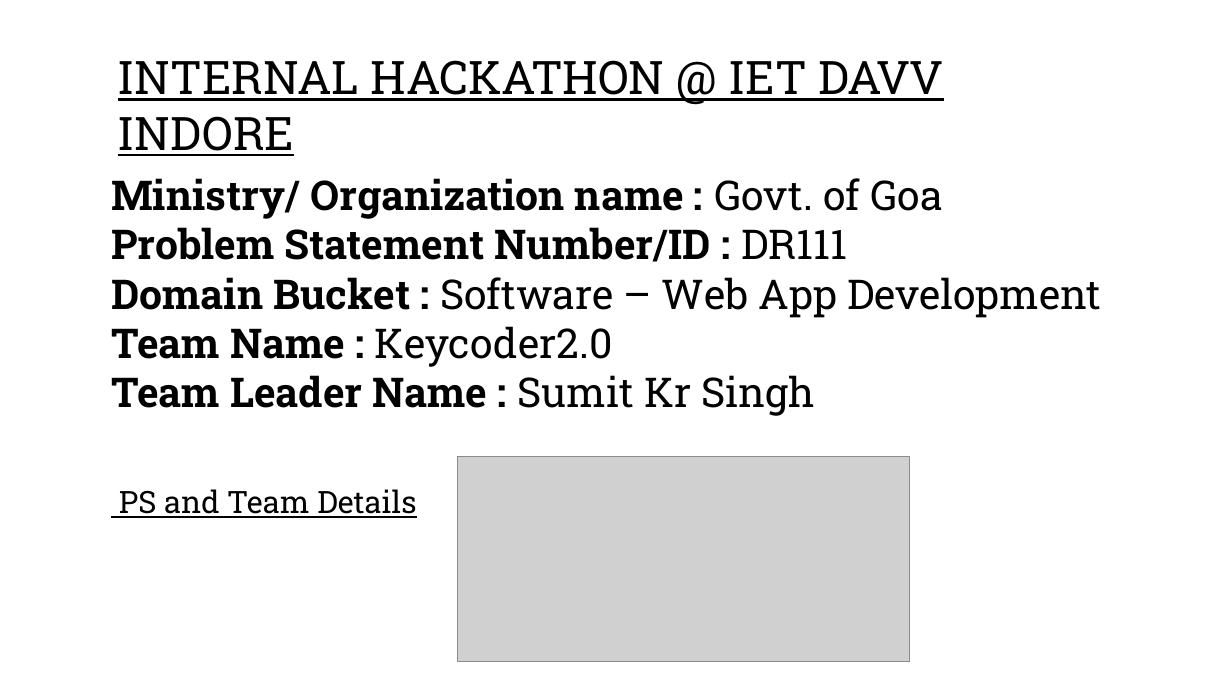
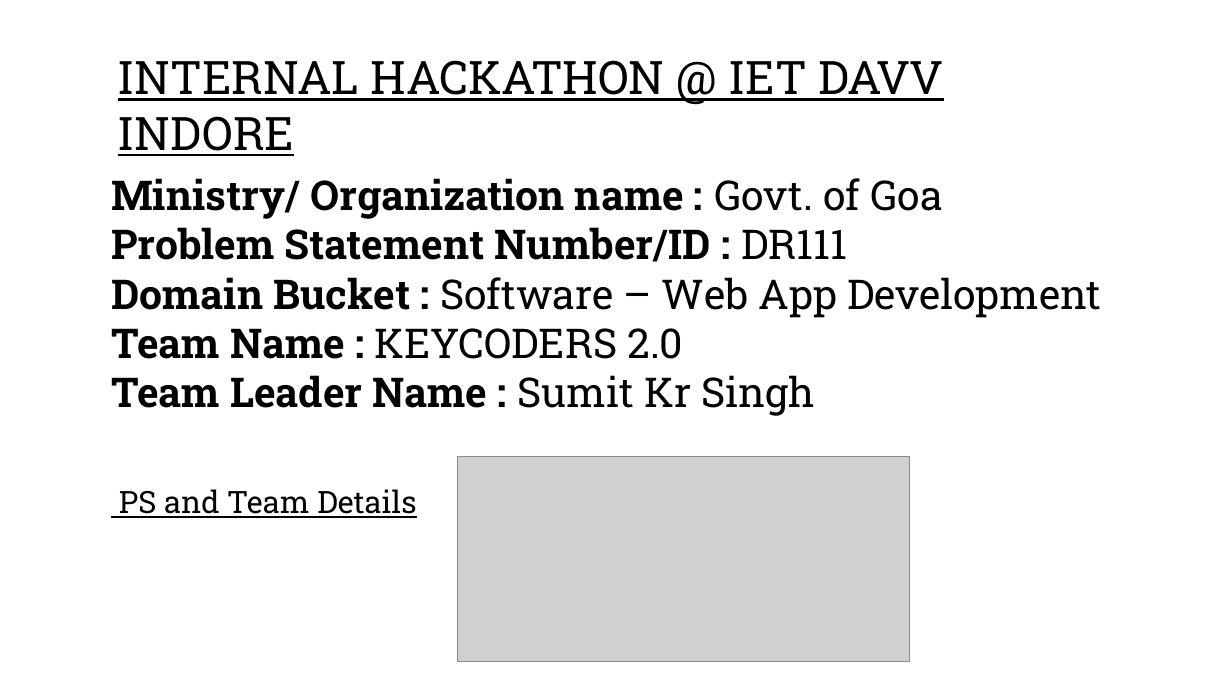
Before and after one commit to sumit684/IETDAVV-InternalHackathon-keycoders2.0, a slide deck: slide 1 of DR111-Keycoder2.0.pptx. Drawn at 1232x693 pixels with LibreOffice and Linux fonts; fonts in the diff are those of the drawing; grey boxes stand for pictures; background and template pictures are left out. Boxes give left, top, right and bottom in pixels: in the first picture for what was removed or moved away, otherwise in the second. Text is boxed around its words. In the diff, an @@ line names an element or a change of style, - is before the commit and + after.

```diff
--- a/DR111-Keycoder2.0.pptx
+++ b/DR111-Keycoder2.0.pptx
@@ text at <box>111,178,1101,416</box>: text changed @@
-Ministry/ Organization name : Govt. of Goa
-Problem Statement Number/ID : DR111
-Domain Bucket : Software – Web App Development
-Team Name : Keycoder2.0
-Team Leader Name : Sumit Kr Singh
+Ministry/ Organization name : Govt. of Goa
+Problem Statement Number/ID : DR111
+Domain Bucket : Software – Web App Development
+Team Name : KEYCODERS 2.0
+Team Leader Name : Sumit Kr Singh
```
Also in this commit, not shown: 2 other slides changed, 1 other file.
